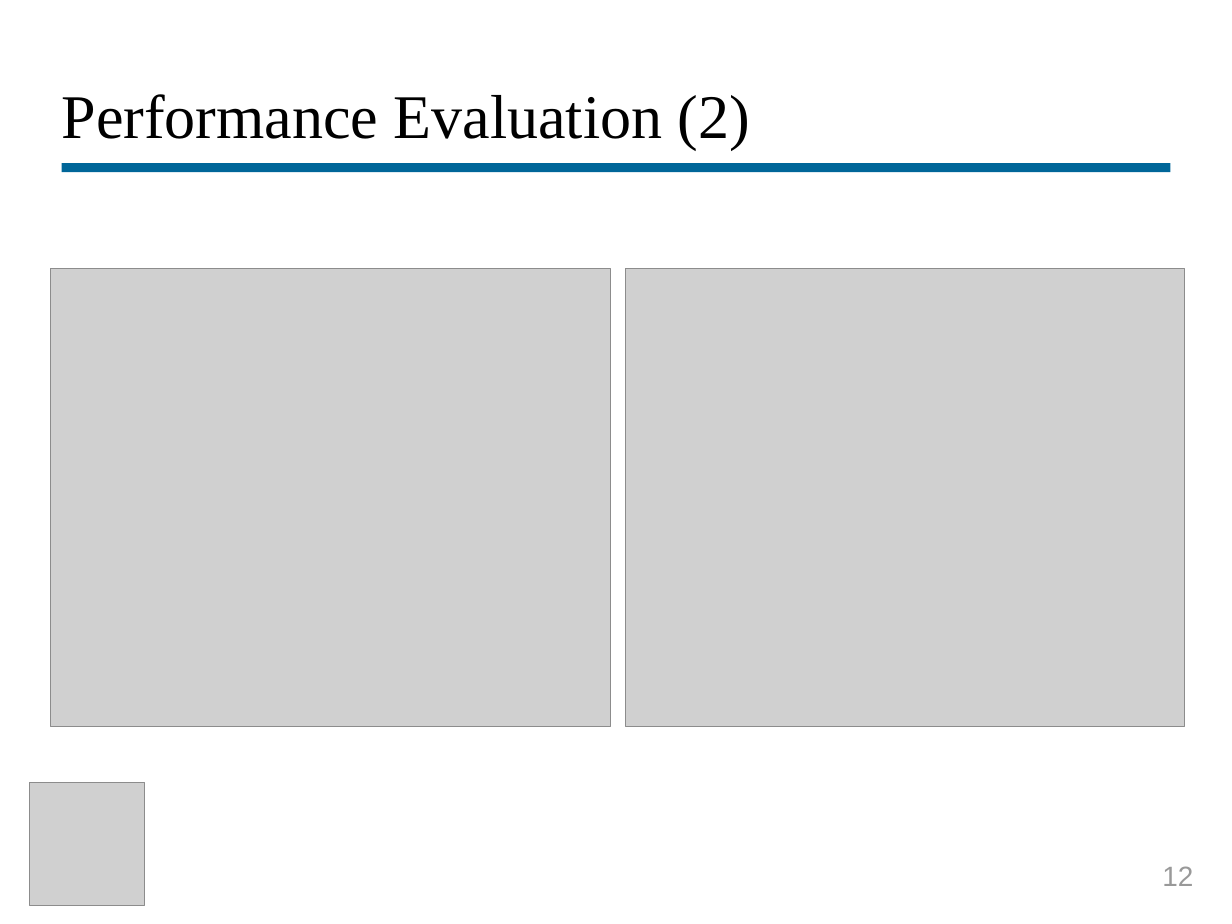
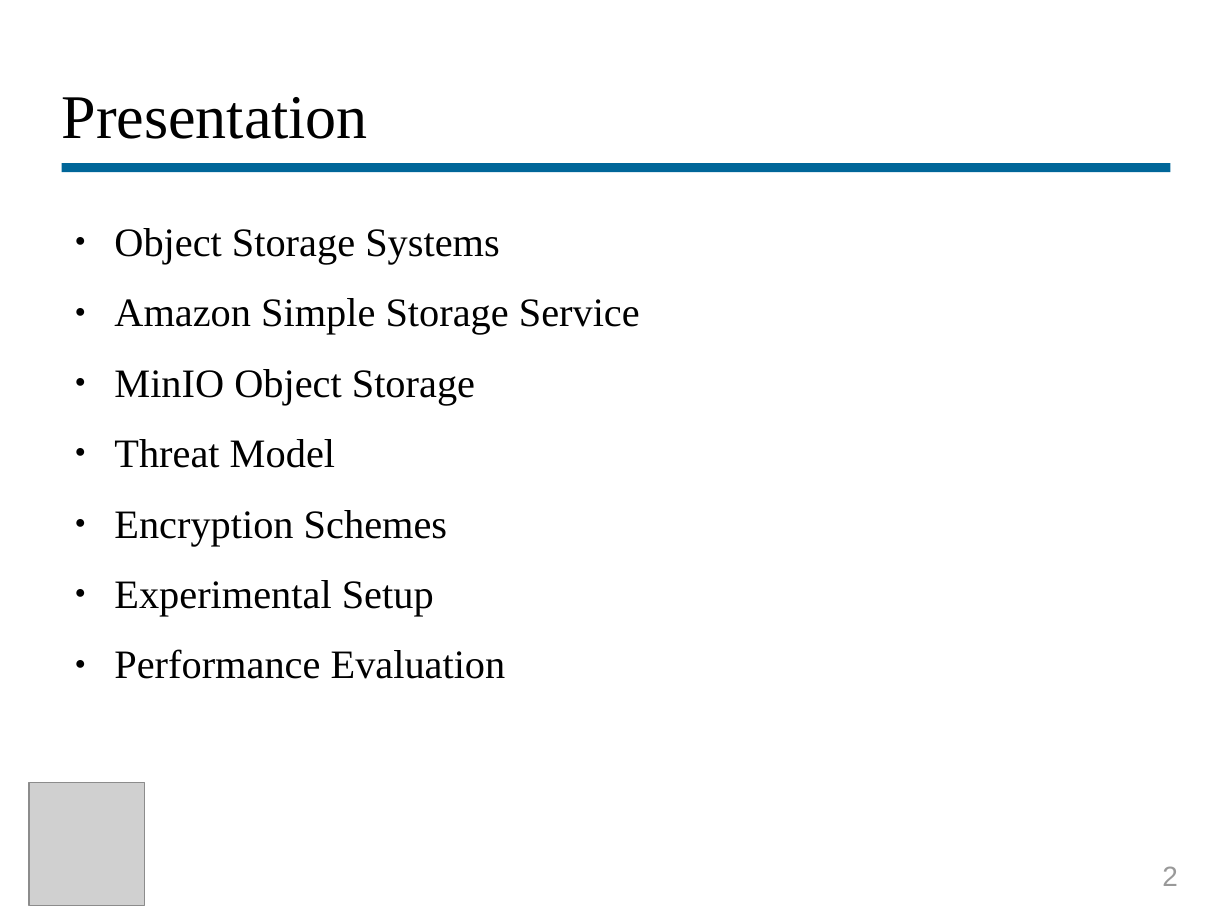
Before and after one commit to vagosdim/MinIO_Security, a slide deck: slide 2 of Deliverable/Presentation.odp (slide 12 before the commit). Drawn at 1232x924 pixels with LibreOffice and Linux fonts; fonts in the diff are those of the drawing; grey boxes stand for pictures. Boxes give left, top, right and bottom in pixels: in the first picture for what was removed or moved away, otherwise in the second. Text is boxed around its words. In the diff, an @@ line names an element or a change of style, - is before the commit and + after.

```diff
--- a/Deliverable/Presentation.odp
+++ b/Deliverable/Presentation.odp
@@ title at [62, 97, 368, 139]: text changed @@
-Performance Evaluation (2)
+Presentation
@@ text added at [114, 228, 640, 679], 26 pt, text #000000 @@
+● Object Storage Systems
+● Amazon Simple Storage Service
+● MinIO Object Storage
+● Threat Model
+● Encryption Schemes
+● Experimental Setup
+● Performance Evaluation
@@ picture removed at [50, 268, 610, 727] @@
@@ picture removed at [626, 268, 1185, 727] @@
@@ text at [1162, 866, 1178, 886]: text changed @@
-12
+2
```
Also in this commit, not shown: 4 other slides changed, 12 slides added, 9 slides removed, 5 other files.
